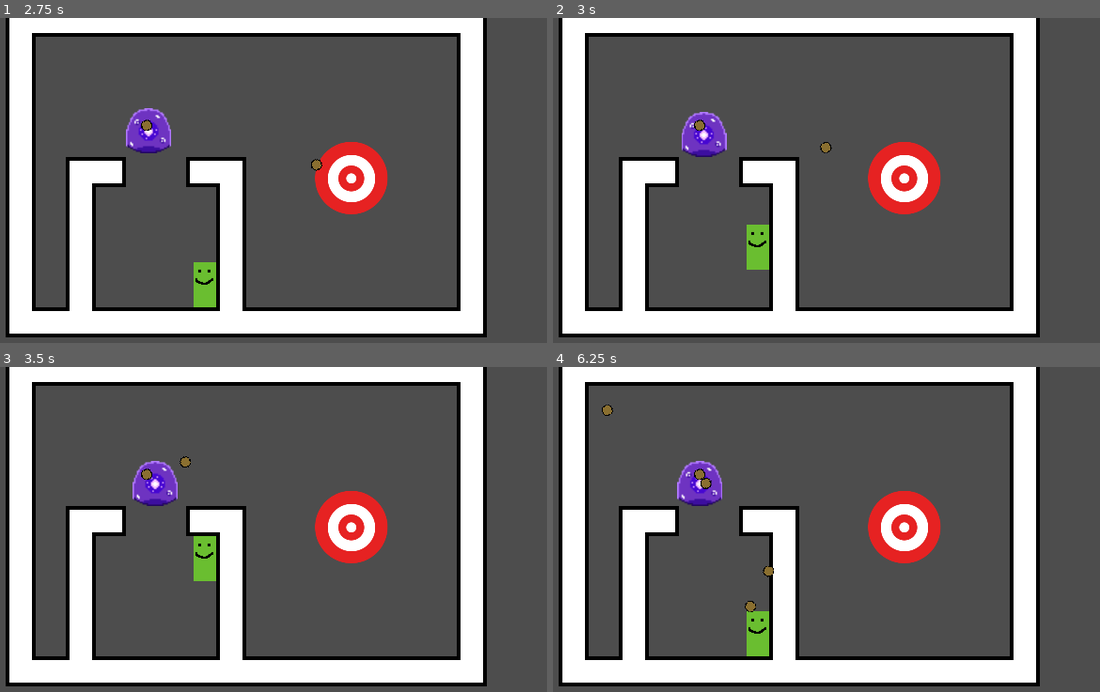
Above: before the commit, frames 1-4 (two rows, left to right).
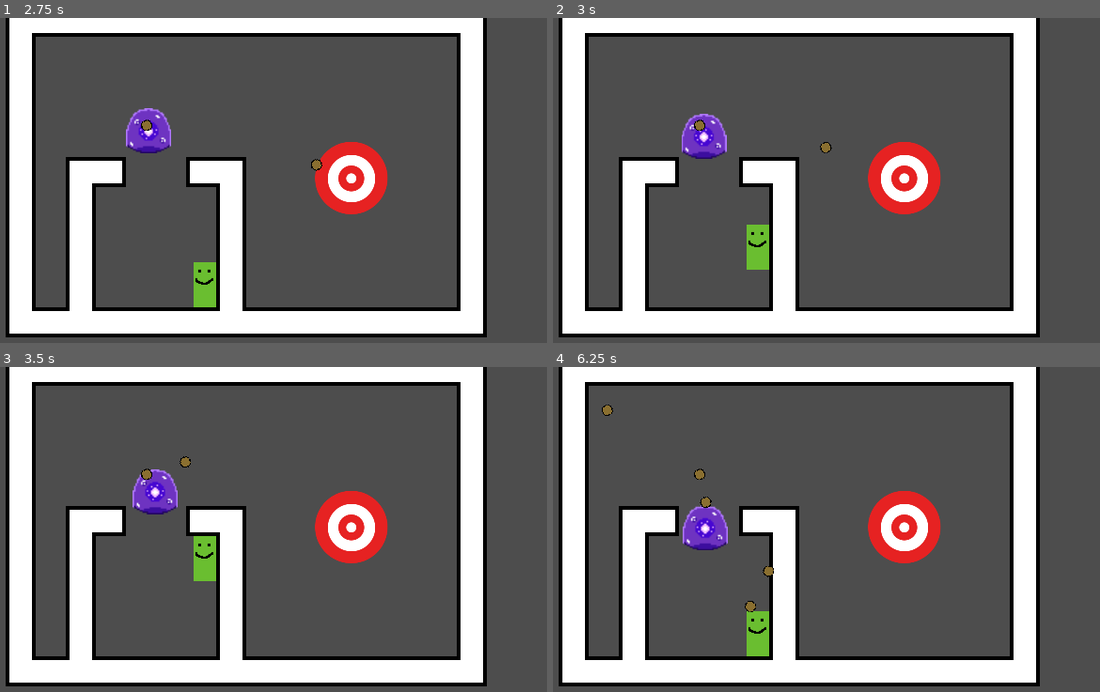
Above: after the commit, the same moments.

Repository: HuskyGameDev/2025f-team5
Game: Godot game, scene res://Game/main.tscn
The game is run twice, just before and just after one commit, with the same random seed, the same clock (stepped at 60 frames per second) and the same inputs.
Inputs (mouse positions are in pixels of both pictures, inside the frame that each line leads up to):
- Up to frame 1 (2.75 s): tap Space (Dash) at 0.5, 1.35 s; move the mouse to (377, 170) at 0.52 s; press the mouse at (377, 170) at 0.53 s; hold D (Right) 0.53-1.28 s; move the mouse to (125, 203) at 1.27 s; release the mouse at (125, 203) at 1.28 s; hold S (Down) 1.28-2.03 s; click (125, 203) at 1.55 s; move the mouse to (306, 112) at 2.02 s; press the mouse at (306, 112) at 2.03 s; hold D (Right) from 2.03 s (still down)
- Up to frame 2 (3 s): move the mouse to (771, 255) at 2.77 s; release D (Right) at 2.78 s; release the mouse at (771, 255) at 2.78 s; hold W (Up) from 2.78 s (still down); click (771, 255) at 2.85 s
- Up to frame 3 (3.5 s): keep holding W (Up)
- Up to frame 4 (6.25 s): move the mouse to (979, 588) at 3.52 s; release W (Up) at 3.53 s; hold Space (Dash) 3.53-4.28 s; hold A (Left) 3.53-5.03 s; click (979, 588) at 3.8 s; move the mouse to (618, 484) at 4.27 s; click (618, 484) at 4.35 s; move the mouse to (831, 536) at 5.02 s; press the mouse at (831, 536) at 5.03 s; hold S (Down) 5.03-5.78 s; move the mouse to (711, 451) at 5.77 s; release the mouse at (711, 451) at 5.78 s; hold D (Right) from 5.78 s (still down); tap Space (Dash) at 5.85 s; click (711, 451) at 6.05 s

Frame 1 is identical in both runs. In frame 2, 0.4% of the frame differs, in the area x 23-32%, y 28-44%; in frame 3, 0.8%; in frame 4, 1.9%, in the area x 22-32%, y 28-57%.

Commit message:
fix: slime bullets despawn (all bullets despawn) and slime doesnt treat player as the floor

Diff:
--- a/Game/Enemy/enemy_slime.tscn
+++ b/Game/Enemy/enemy_slime.tscn
@@ -1,20 +1,12 @@
-[gd_scene load_steps=4 format=3 uid="uid://dti72b4p2o8dl"]
+[gd_scene load_steps=3 format=3 uid="uid://dti72b4p2o8dl"]
 
 [ext_resource type="Script" uid="uid://drvifx6ufw2dr" path="res://Scripts/Enemy/enemy_slime.gd" id="1_1dthq"]
 [ext_resource type="Texture2D" uid="uid://mmjhppk2dyjk" path="res://Art/Enemy/slimeupdated.png" id="2_nal8d"]
 
-[sub_resource type="RectangleShape2D" id="RectangleShape2D_543p7"]
-size = Vector2(64, 32)
-
 [node name="EnemySlime" type="CharacterBody2D"]
+motion_mode = 1
+safe_margin = 1.0
 script = ExtResource("1_1dthq")
-
-[node name="EnemyCollision" type="CollisionShape2D" parent="."]
-visible = false
-light_mask = 2
-visibility_layer = 2
-position = Vector2(0, 8)
-shape = SubResource("RectangleShape2D_543p7")
 
 [node name="CollisionPolygon2D" type="CollisionPolygon2D" parent="."]
 polygon = PackedVector2Array(24, 24, -24, 24, -24, -16, -16, -24, 16, -24, 24, -16)
--- a/Scripts/Bullet/bullet.gd
+++ b/Scripts/Bullet/bullet.gd
@@ -31,6 +31,7 @@
 	look_at(direction)
 	set_process(true)
 	$Lifetime.wait_time = lifetime
+	$Lifetime.start()
 
 
 func _on_body_entered(body) -> void:
